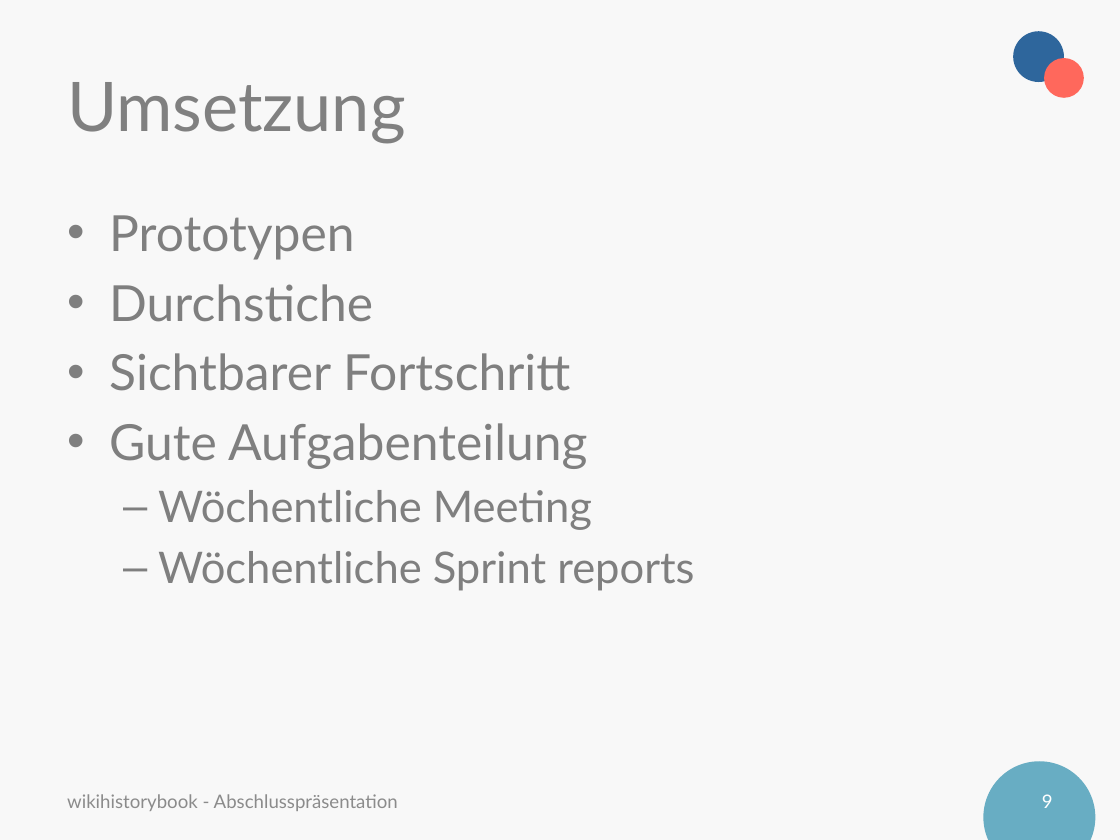
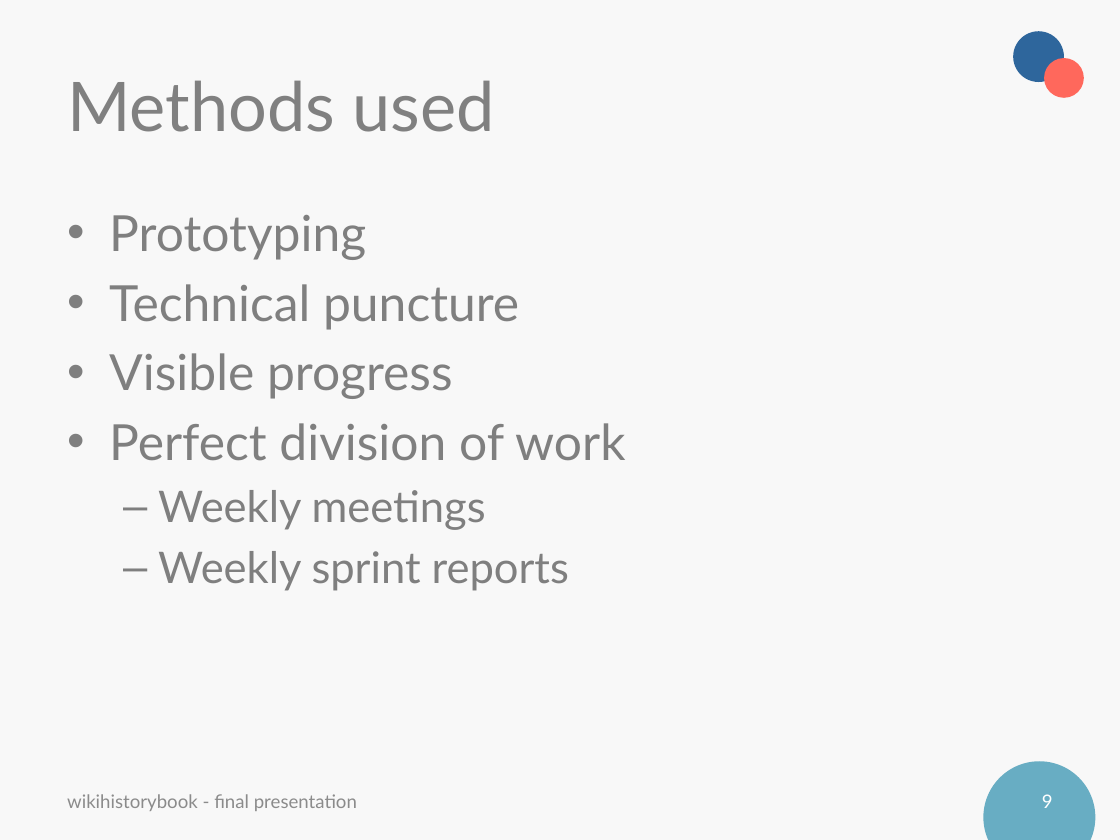
Before and after one commit to fluehmann/wikihistorybook, a slide deck: slide 9 of administration/Sprint presentations/Präsentation_Abschluss_wiki.pptx. Drawn at 1120x840 pixels with LibreOffice and Linux fonts; fonts in the diff are those of the drawing; background and template pictures are left out. Boxes give left, top, right and bottom in pixels: in the first picture for what was removed or moved away, otherwise in the second. Text is boxed around its words. In the diff, an @@ line names an element or a change of style, - is before the commit and + after.

```diff
--- a/administration/Sprint presentations/Präsentation_Abschluss_wiki.pptx
+++ b/administration/Sprint presentations/Präsentation_Abschluss_wiki.pptx
@@ title at (67,80,495,132): text changed @@
-Umsetzung
+Methods used
@@ text at (109,215,625,591): text changed @@
-• Prototypen
-• Durchstiche
-• Sichtbarer Fortschritt
-• Gute Aufgabenteilung
-  – Wöchentliche Meeting
-  – Wöchentliche Sprint reports
+• Prototyping
+• Technical puncture
+• Visible progress
+• Perfect division of work
+  – Weekly meetings
+  – Weekly sprint reports
@@ text at (67,794,357,811): text changed @@
-wikihistorybook - Abschlusspräsentation
+wikihistorybook - final presentation
```
Also in this commit, not shown: 14 other slides changed.
